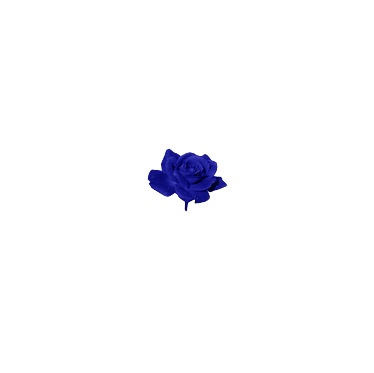
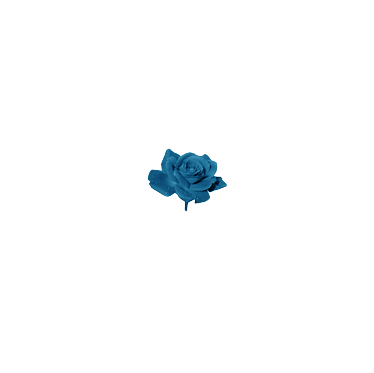
The second w=374, h=373 image is a revision of the first. Changes to its layers:
painted on "Fond 1" over [147, 148, 227, 212]
